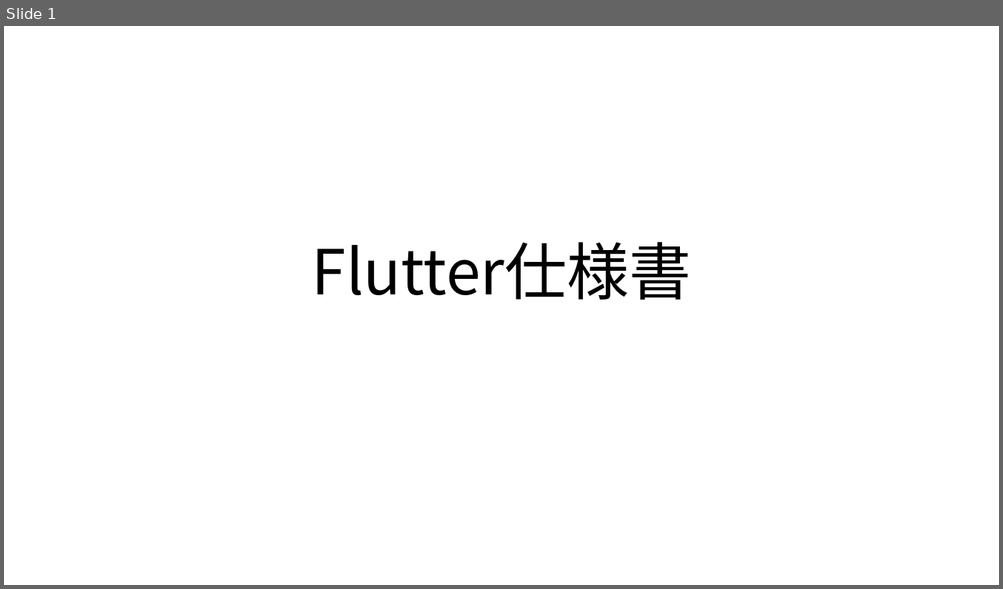
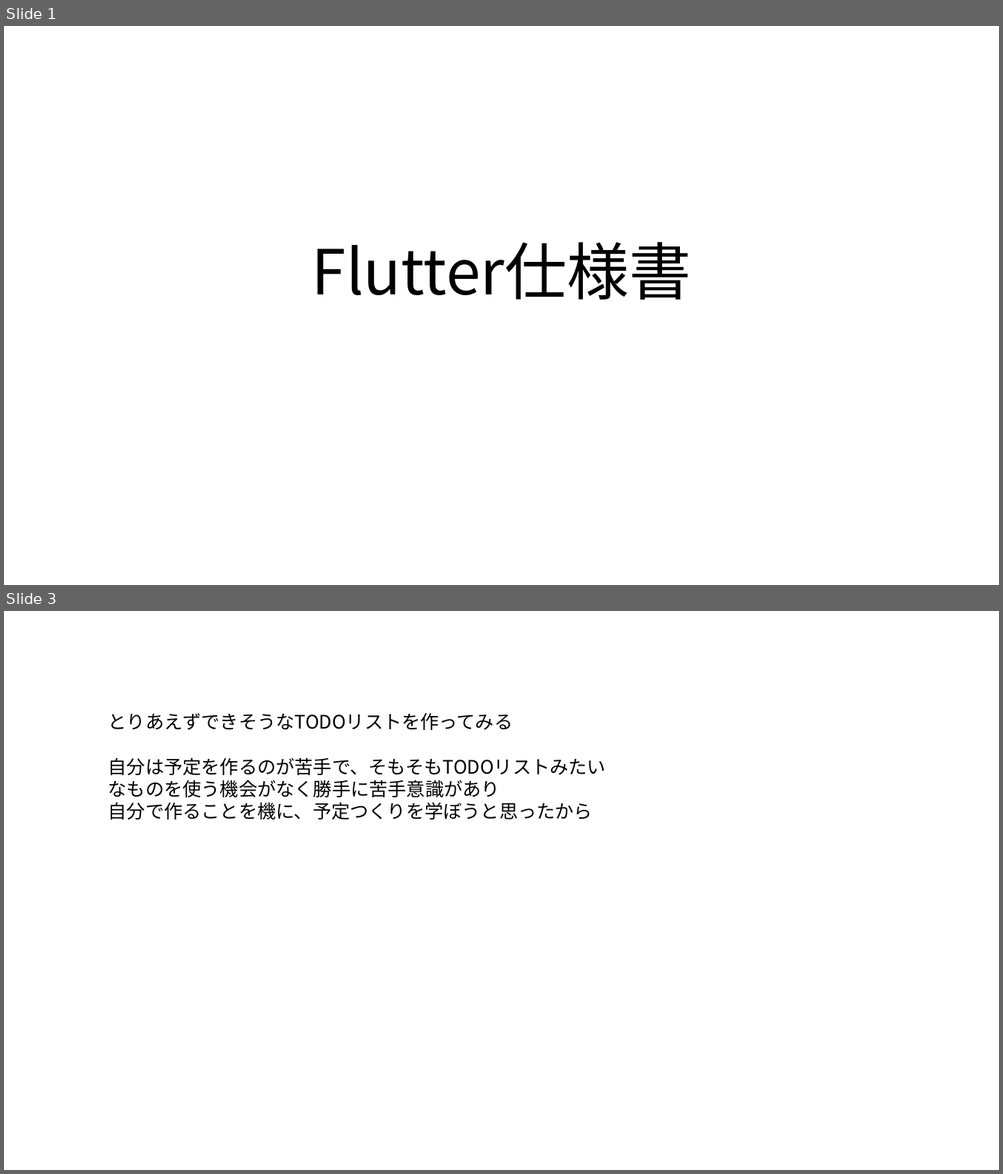
Before and after one commit to kota2929/flutternoyatu, a slide deck: flutter_application_1/flutter2025_yogiashi.pptx. Shown one above the other, each under a label of ours: slide 1 before the commit, slides 1 and 3 after it; the slides between them are not shown. The pictures are 1003x589 and 1003x1174 pixels, drawn with LibreOffice and Linux fonts; fonts in the diff are those of the drawing. Boxes give left, top, right and bottom in pixels: in the first picture for what was removed or moved away, otherwise in the second. Text is boxed around its words. In the diff, an @@ line names an element or a change of style, - is before the commit and + after.

```diff
--- a/flutter_application_1/flutter2025_yogiashi.pptx
+++ b/flutter_application_1/flutter2025_yogiashi.pptx
@@ slide 3 added at [4, 611, 999, 1170], background #FFFFFF @@
@@ text added at [108, 713, 606, 820], 18 pt, text #000000 @@
+とりあえずできそうなTODOリストを作ってみる
+自分は予定を作るのが苦手で、そもそもTODOリストみたいなものを使う機会がなく勝手に苦手意識があり
+自分で作ることを機に、予定つくりを学ぼうと思ったから
```
Also in this commit, not shown: 1 slide changed.
